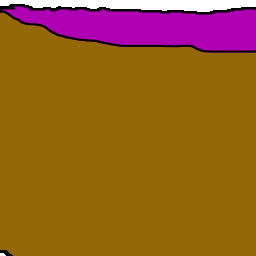
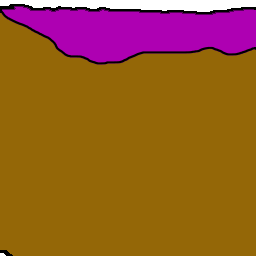
The second 256 x 256 image is a revision of the first. Changes to its layers:
renamed "3" to "Layer 1", hid it, painted on it over [0, 10, 256, 65]
painted on "N3XU Left" over [0, 10, 256, 65]
